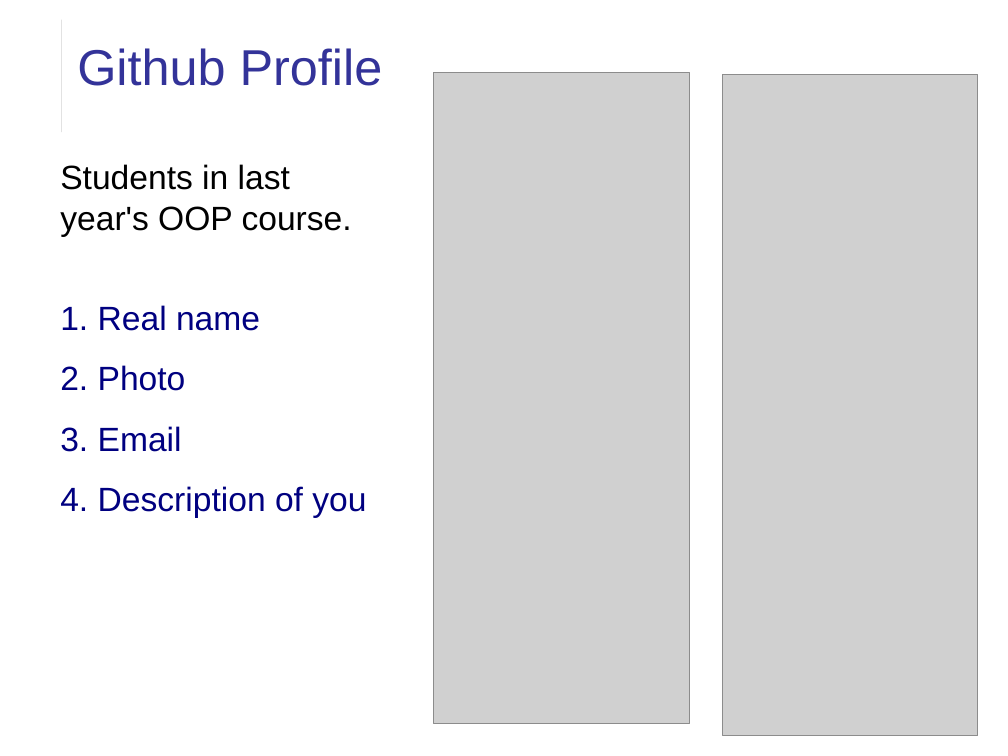
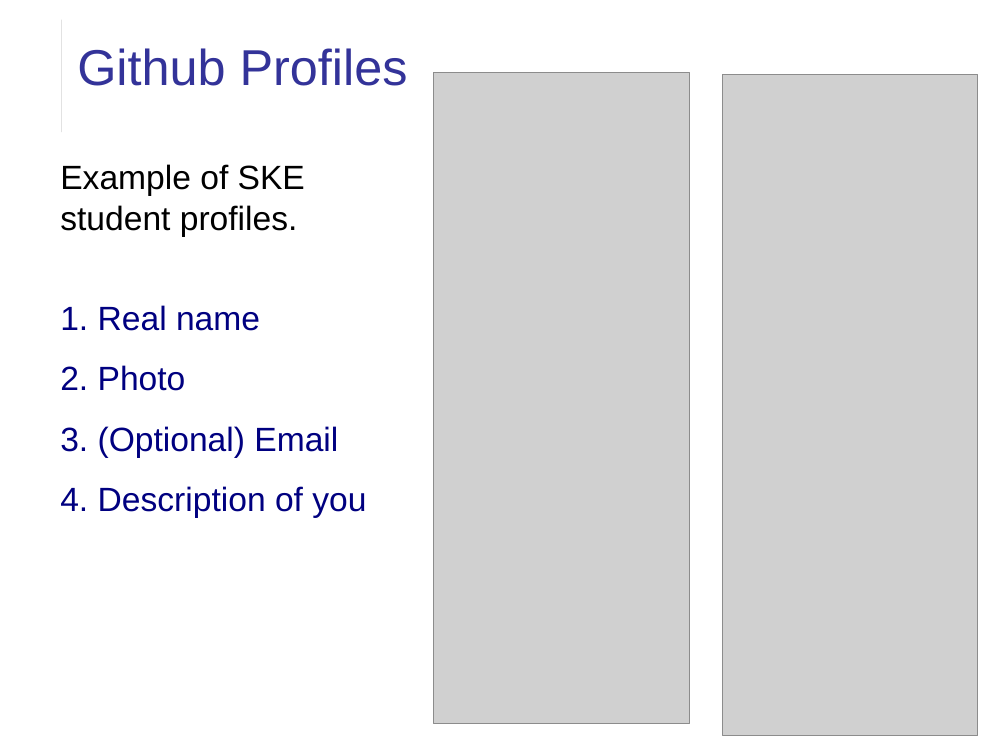
Before and after one commit to skeoop/skeoop.github.io, a slide deck: slide 4 of git/Using-Github.ppt. Drawn at 1008x756 pixels with LibreOffice and Linux fonts; fonts in the diff are those of the drawing; grey boxes stand for pictures. Boxes give left, top, right and bottom in pixels: in the first picture for what was removed or moved away, otherwise in the second. Text is boxed around its words. In the diff, an @@ line names an element or a change of style, - is before the commit and + after.

```diff
--- a/git/Using-Github.ppt
+++ b/git/Using-Github.ppt
@@ title at box(77, 48, 408, 86): text changed @@
-Github Profile
+Github Profiles
@@ text at box(60, 164, 305, 237): text changed @@
-Students in last year's OOP course.
+Example of SKE student profiles.
@@ text at box(60, 426, 338, 458): text changed @@
-3. Email
+3. (Optional) Email
```
Also in this commit, not shown: 9 other slides changed, 21 other files.
